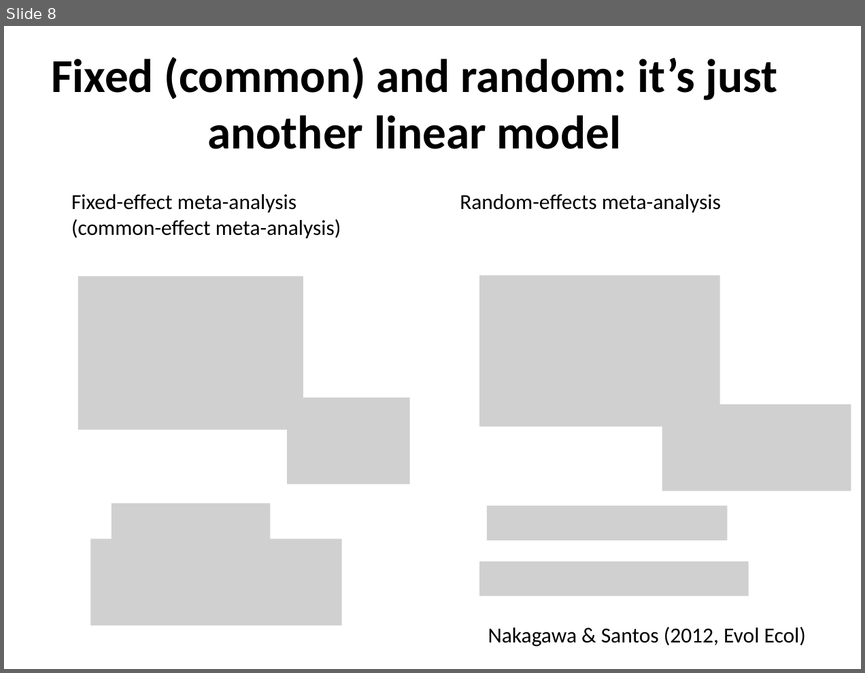
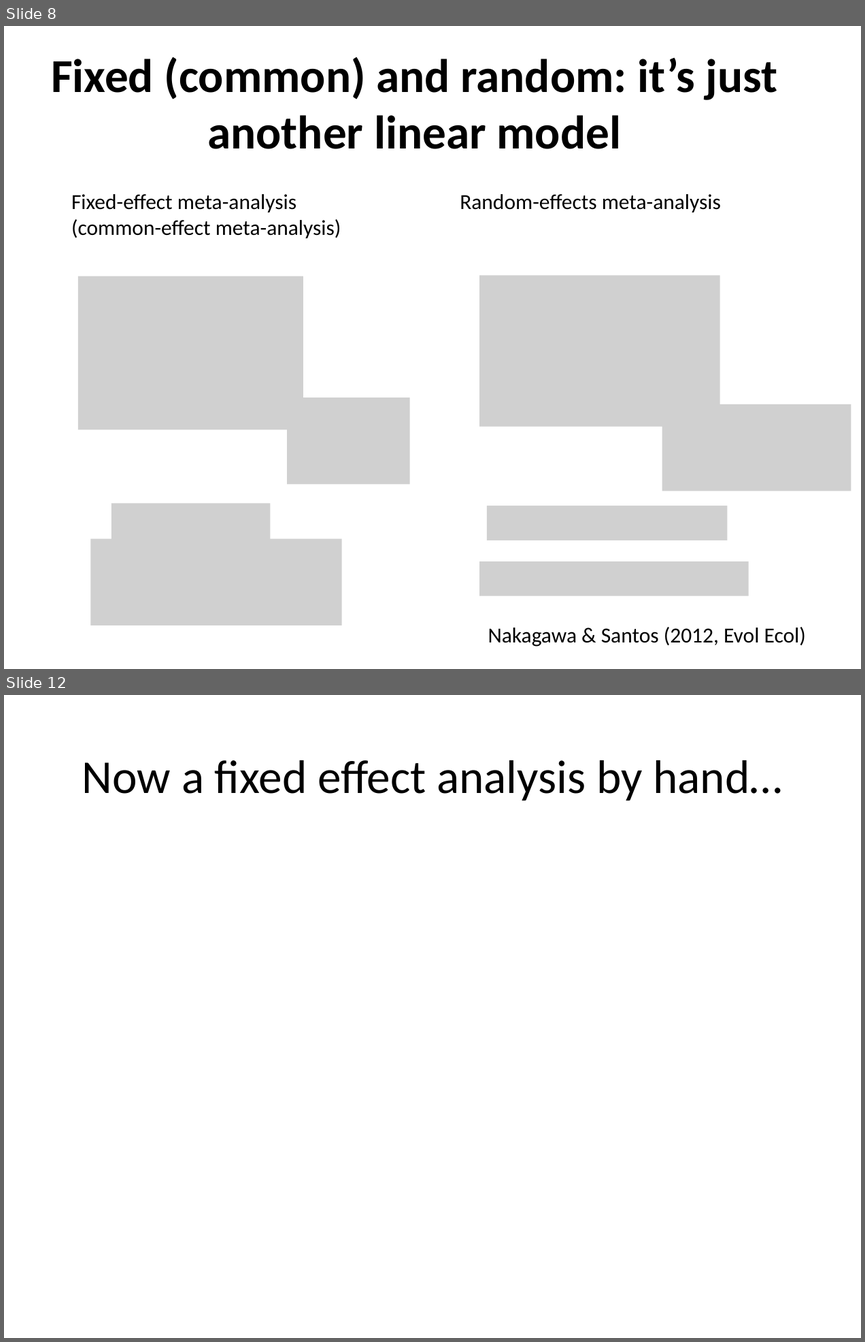
Before and after one commit to daniel1noble/meta-workshop, a slide deck: slides/2.Models.pptx. Shown one above the other, each under a label of ours: slide 8 before the commit, slides 8 and 12 after it; the slides between them are not shown. The pictures are 865x673 and 865x1342 pixels, drawn with LibreOffice and Linux fonts; fonts in the diff are those of the drawing; grey boxes stand for pictures. Boxes give left, top, right and bottom in pixels: in the first picture for what was removed or moved away, otherwise in the second. Text is boxed around its words. In the diff, an @@ line names an element or a change of style, - is before the commit and + after.

```diff
--- a/slides/2.Models.pptx
+++ b/slides/2.Models.pptx
@@ slide 12 added at (x1=4, y1=695, x2=861, y2=1338), background #FFFFFF @@
@@ title added at (x1=82, y1=760, x2=782, y2=801), 39.6 pt, text #000000 @@
+Now a fixed effect analysis by hand…
@@ rectangle added at (x1=554, y1=864, x2=861, y2=989), fill #FFFFFF, outline #FFFFFF 0.75 pt @@
@@ rectangle added at (x1=26, y1=962, x2=838, y2=1302), fill #FFFFFF, outline #FFFFFF 0.75 pt @@
```
Also in this commit, not shown: 1 slide changed, 12 other slides added.
